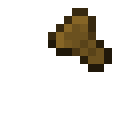
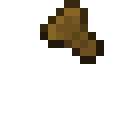
Layer changes from the first 128x128 image to the second:
painted on "wooden_axe" over [40, 0, 112, 72]
